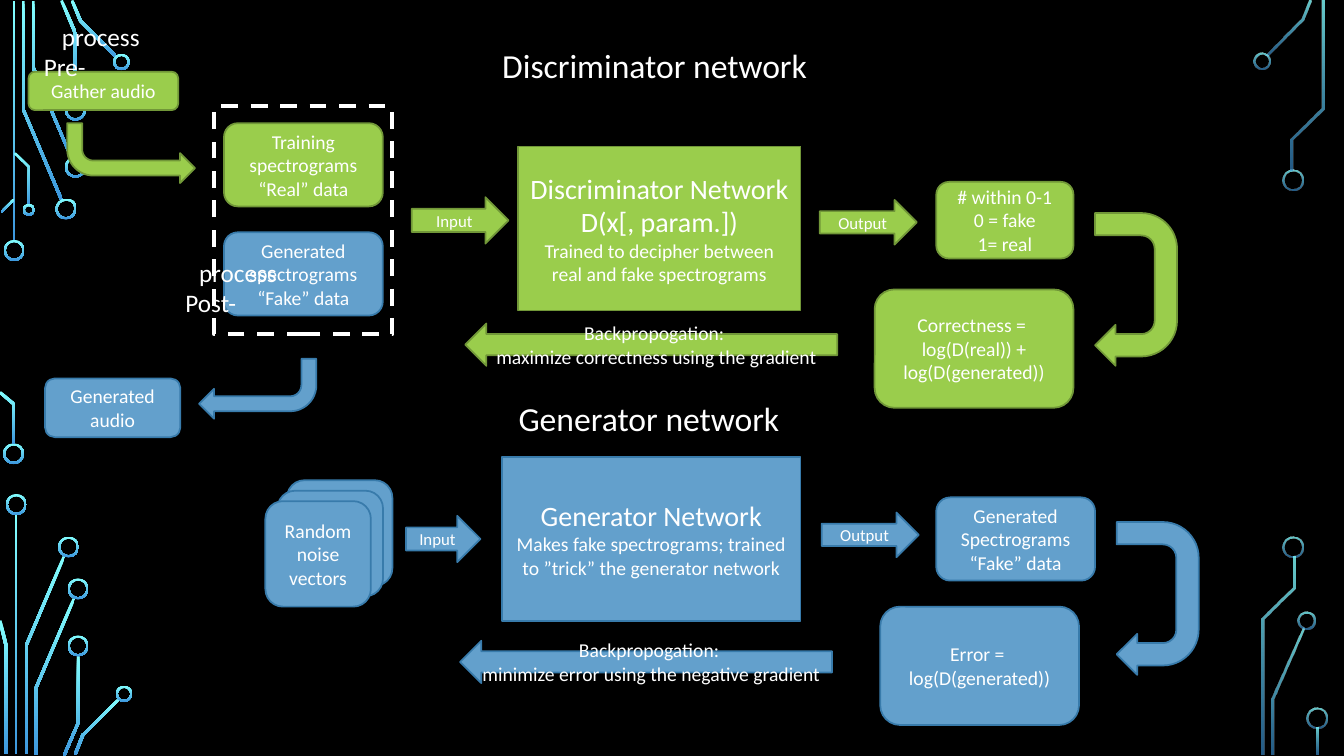
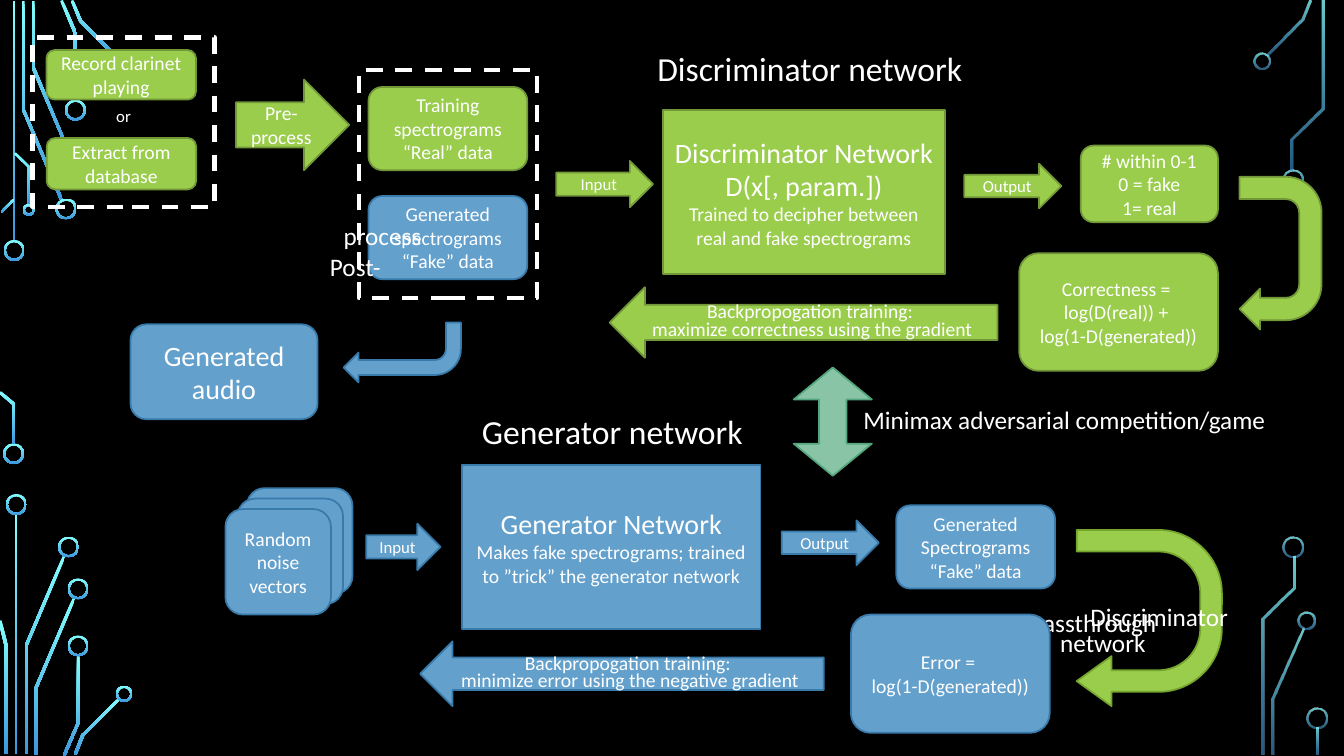
Before and after one commit to tinzh/machine-learning-tone-generation, a slide deck: slide 6 of firstPresentationWithDigitalFlowchart.pptx (slide 2 before the commit). Drawn at 1344x756 pixels with LibreOffice and Linux fonts; fonts in the diff are those of the drawing; background and template pictures are left out. Boxes give left, top, right and bottom in pixels: in the first picture for what was removed or moved away, otherwise in the second. Text is boxed around its words. In the diff, an @@ line names an element or a change of style, - is before the commit and + after.

```diff
--- a/firstPresentationWithDigitalFlowchart.pptx
+++ b/firstPresentationWithDigitalFlowchart.pptx
@@ rectangle added at [32,37,215,207], outline #FFFFFF 3 pt dashed @@
@@ rounded rectangle added at [46,50,196,100], fill #9ACD4C, outline #729838 1.25 pt, 14 pt, text #FFFFFF @@
+Record clarinet playing
@@ text "Discriminator network": place and size @@
-text "Discriminator network" at [502,54,807,79]
+text "Discriminator network" at [657,57,962,82]
@@ rounded rectangle removed at [28,72,177,110] @@
-Gather audio
@@ right arrow "Pre-process": place and size @@
-right arrow "Pre-process" at [68,123,196,182]
+right arrow "Pre-process" at [236,80,349,170]
@@ right arrow "Pre-process" at [236,80,349,170]: size 18 to 14 pt; bent arrow to right arrow; mirrored @@
@@ 4 rounded rectangles, 2 right arrows, 2 rectangles, 1 bent arrow, 1 uturn arrow: place and size @@
-4 rounded rectangles, 2 right arrows, 2 rectangles, 1 bent arrow, 1 uturn arrow at [199,107,1177,418]
+4 rounded rectangles, 2 right arrows, 2 rectangles, 1 bent arrow, 1 uturn arrow at [344,71,1322,382]
@@ text added at [116,114,131,122], 12 pt, text #FFFFFF @@
+or
@@ rounded rectangle added at [46,138,196,190], fill #9ACD4C, outline #729838 1.25 pt, 14 pt, text #FFFFFF @@
+Extract from database
@@ right arrow "Backpropogation training:": place and size @@
-right arrow "Backpropogation training:" at [466,324,838,366]
+right arrow "Backpropogation training:" at [610,287,998,358]
@@ rounded rectangle "Generated audio": place and size @@
-rounded rectangle "Generated audio" at [45,378,180,437]
+rounded rectangle "Generated audio" at [130,325,318,419]
@@ rounded rectangle "Generated audio" at [130,325,318,419]: size 14 to 20 pt @@
@@ text in right arrow at [652,320,972,342]: line spacing 1 to 0.75 @@
@@ text in right arrow at [707,302,913,324]: text changed @@
-Backpropogation:
+Backpropogation training:
@@ text in rounded rectangle at [1040,305,1197,347]: text changed @@
-log(D(real)) + log(D(generated))
+log(D(real)) +
+log(1-D(generated))
@@ up down arrow added at [793,368,872,476], fill #8AC4A7, outline #54A77D 1.25 pt @@
@@ text "Generator network": place and size @@
-text "Generator network" at [519,407,780,432]
+text "Generator network" at [482,420,743,445]
@@ text added at [863,411,1265,434], 18 pt, text #FFFFFF @@
+Minimax adversarial competition/game
@@ 4 rounded rectangles, 2 right arrows, 1 rectangle: place and size @@
-4 rounded rectangles, 2 right arrows, 1 rectangle at [265,457,1096,621]
+4 rounded rectangles, 2 right arrows, 1 rectangle at [226,465,1056,629]
@@ uturn arrow "Discriminator network passthrough": place and size @@
-uturn arrow "Discriminator network passthrough" at [1118,522,1199,675]
+uturn arrow "Discriminator network passthrough" at [1077,530,1223,706]
@@ uturn arrow "Discriminator network passthrough" at [1077,530,1223,706]: fill #63A0CC to #9ACD4C; outline #387BAB 1.25 pt to #76A52E 1.25 pt; proportions changed @@
@@ rounded rectangle "Error =": place and size @@
-rounded rectangle "Error =" at [880,607,1079,725]
+rounded rectangle "Error =" at [851,615,1050,733]
@@ text in uturn arrow at [1060,606,1227,659]: text added @@
+Discriminator network passthrough
@@ right arrow "Backpropogation training:": place and size @@
-right arrow "Backpropogation training:" at [461,641,833,684]
+right arrow "Backpropogation training:" at [420,641,824,706]
@@ text in right arrow at [525,654,731,676]: text changed @@
-Backpropogation:
+Backpropogation training:
@@ text in right arrow at [461,671,798,693]: line spacing 1 to 0.75 @@
@@ text in rounded rectangle at [872,679,1029,697]: text changed @@
-log(D(generated))
+log(1-D(generated))
```
Also in this commit, not shown: 4 slides added.
